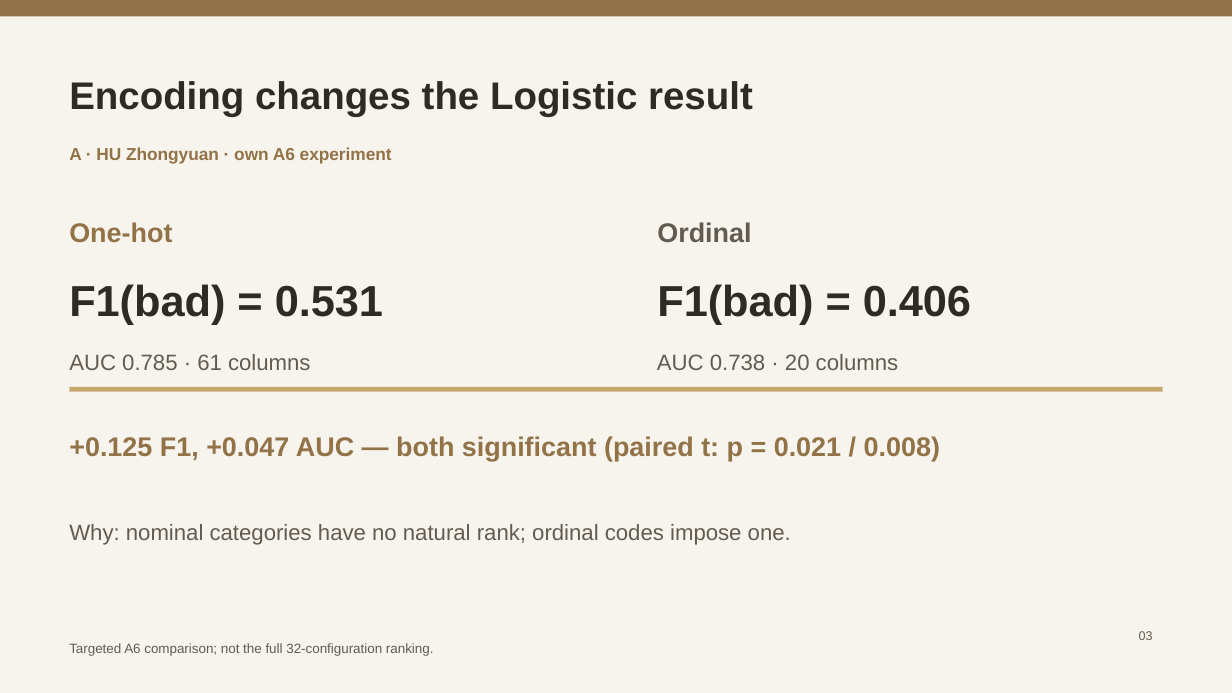
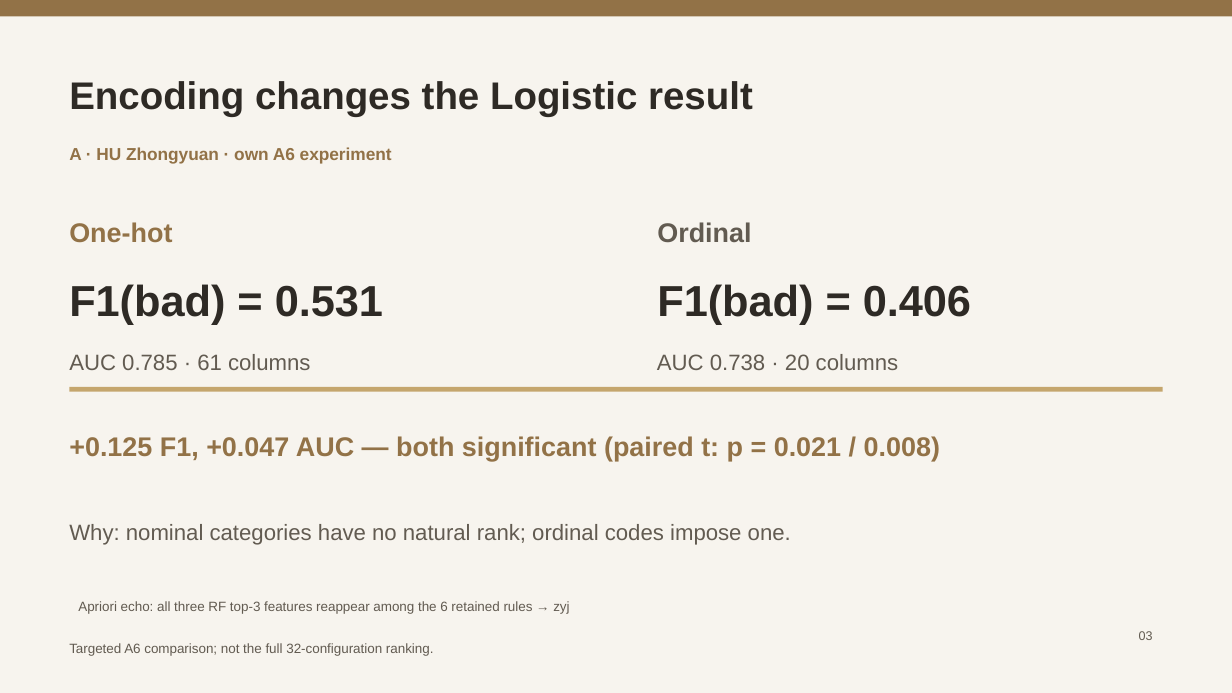
Before and after one commit to chenyanwu83-blip/DM-Group-Project1, a slide deck: slide 3 of slides/A_creditg_draft_updated.pptx. Drawn at 1232x693 pixels with LibreOffice and Linux fonts; fonts in the diff are those of the drawing. Boxes give left, top, right and bottom in pixels: in the first picture for what was removed or moved away, otherwise in the second. Text is boxed around its words. In the diff, an @@ line names an element or a change of style, - is before the commit and + after.

```diff
--- a/slides/A_creditg_draft_updated.pptx
+++ b/slides/A_creditg_draft_updated.pptx
@@ text added at (x1=78, y1=601, x2=569, y2=614), 10.5 pt, text #625B51 @@
+Apriori echo: all three RF top-3 features reappear among the 6 retained rules → zyj
```
Also in this commit, not shown: 2 other files.
